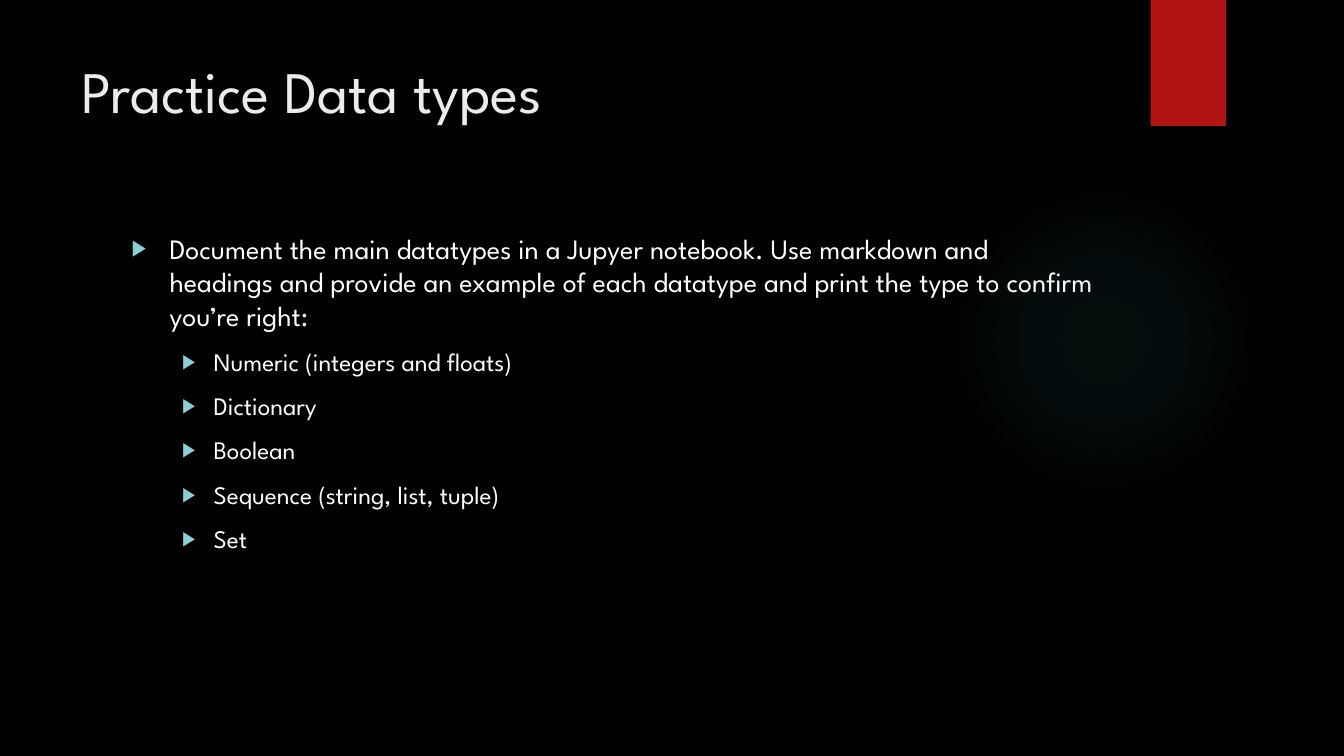
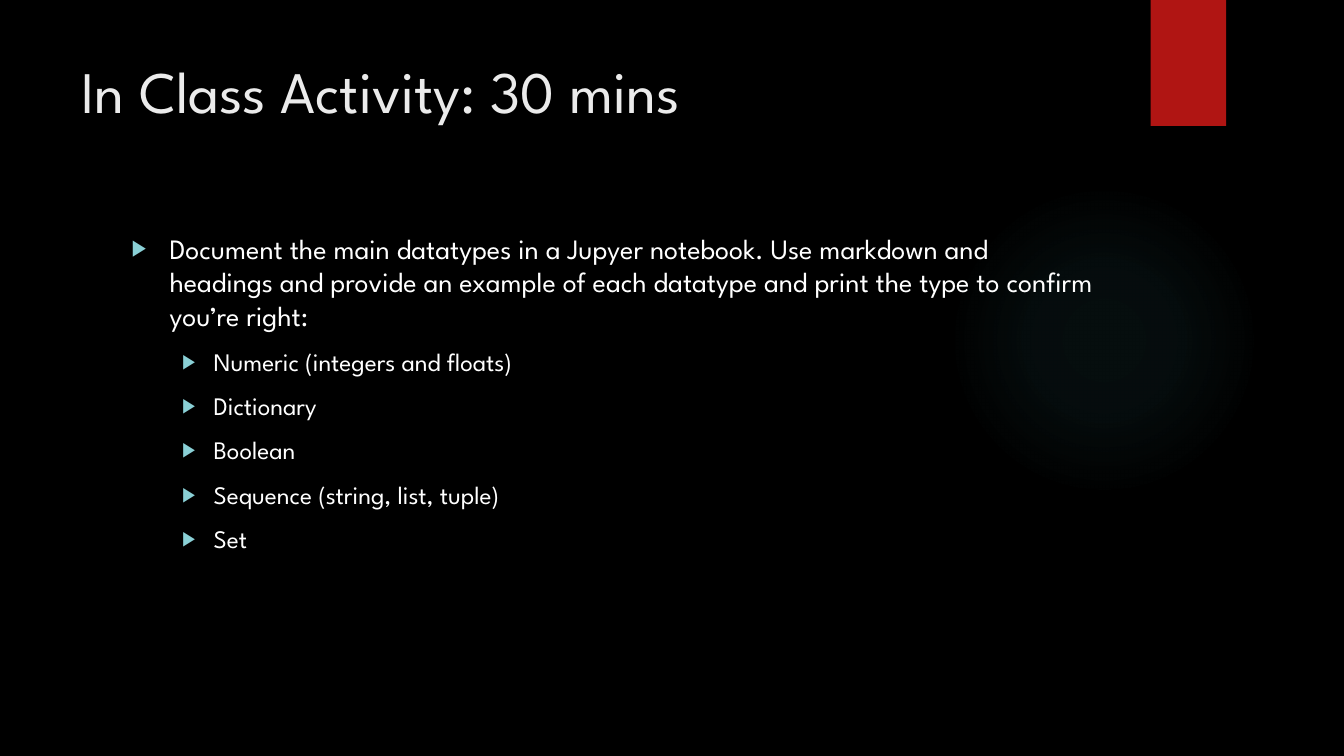
Before and after one commit to LaunchCoderGirlSTL/Data-Science-Assignments, a slide deck: slide 15 of course_material/week_01/01_Presentation.pptx. Drawn at 1344x756 pixels with LibreOffice and Linux fonts; fonts in the diff are those of the drawing; background and template pictures are left out. Boxes give left, top, right and bottom in pixels: in the first picture for what was removed or moved away, otherwise in the second. Text is boxed around its words. In the diff, an @@ line names an element or a change of style, - is before the commit and + after.

```diff
--- a/course_material/week_01/01_Presentation.pptx
+++ b/course_material/week_01/01_Presentation.pptx
@@ title at box(81, 72, 680, 126): text changed @@
-Practice Data types
+In Class Activity: 30 mins
```
Also in this commit, not shown: 1 other slide changed, 2 other files.
